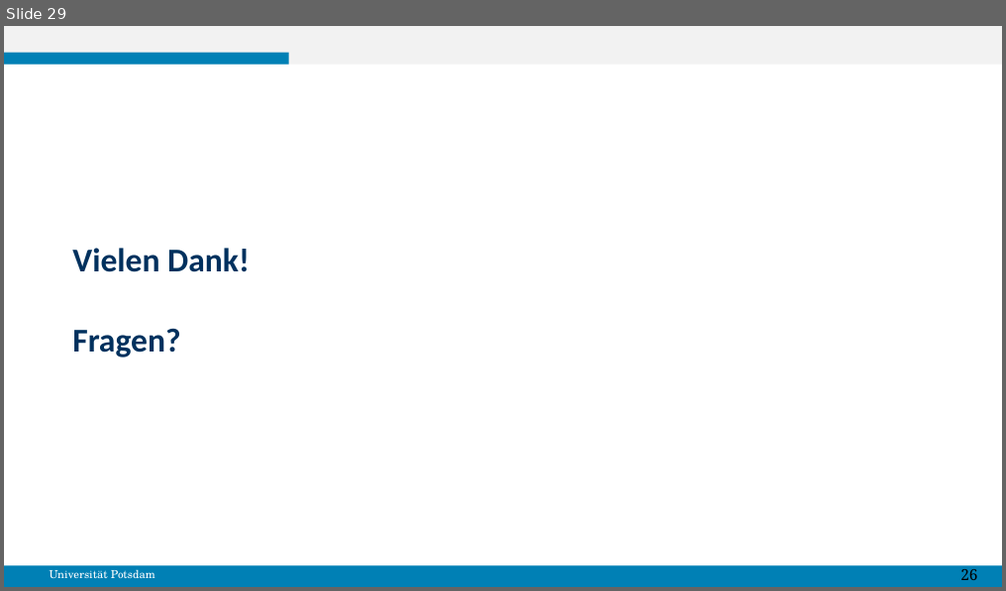
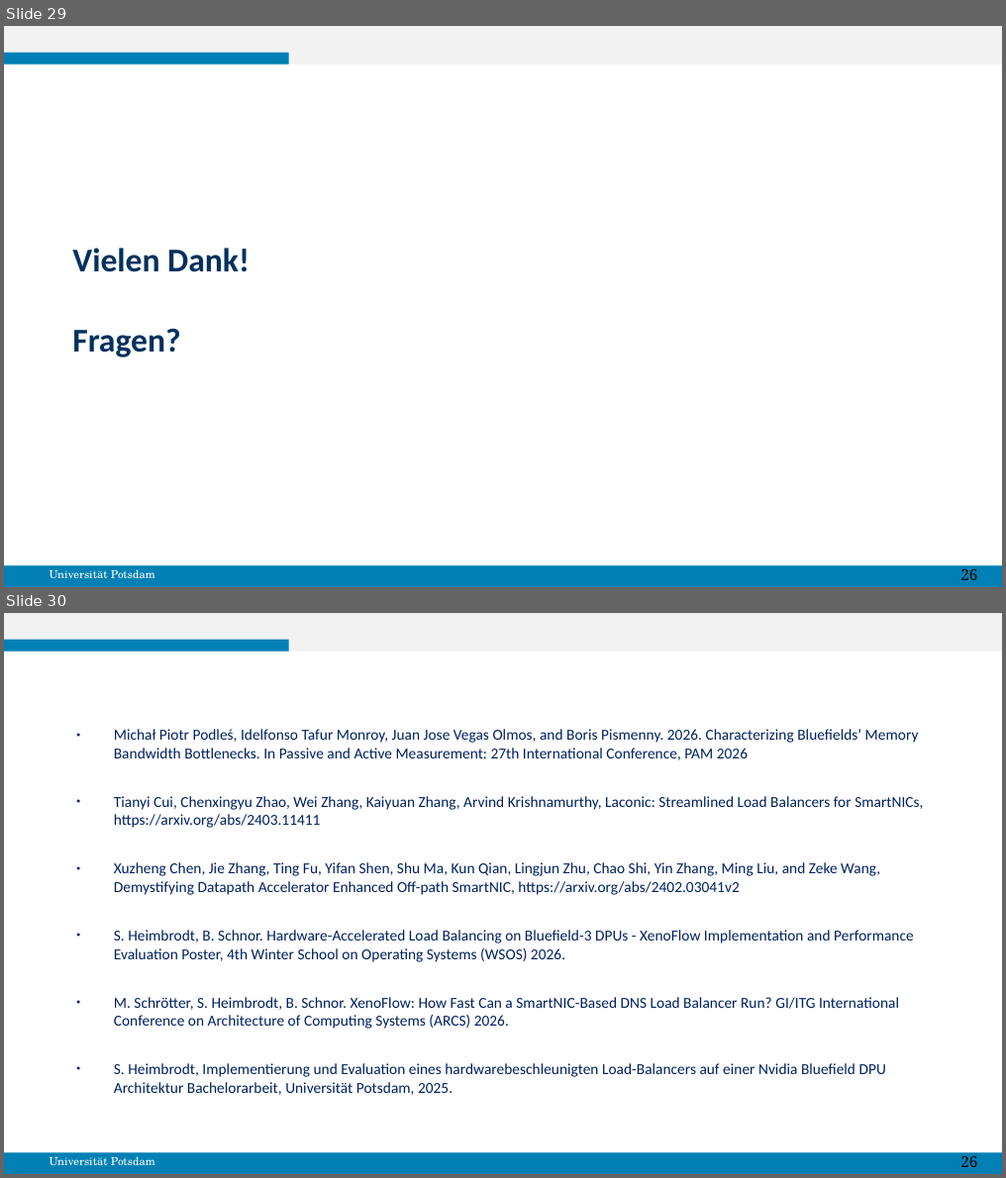
Before and after one commit to gespel/XenoFlow, a slide deck: docs/MasterPraktikumBericht.odp. Shown one above the other, each under a label of ours: slide 29 before the commit, slides 29 and 30 after it. The pictures are 1006x591 and 1006x1178 pixels, drawn with LibreOffice and Linux fonts; fonts in the diff are those of the drawing. Boxes give left, top, right and bottom in pixels: in the first picture for what was removed or moved away, otherwise in the second. Text is boxed around its words. In the diff, an @@ line names an element or a change of style, - is before the commit and + after.

```diff
--- a/docs/MasterPraktikumBericht.odp
+++ b/docs/MasterPraktikumBericht.odp
@@ slide 30 added at box(4, 613, 1002, 1174), background #FFFFFF; not listed: 4 template elements that a slide beside it also shows @@
@@ text added at box(114, 729, 923, 1095), 11 pt, text #002060 @@
+● Michał Piotr Podleś, Idelfonso Tafur Monroy, Juan Jose Vegas Olmos, and Boris Pismenny. 2026. Characterizing Bluefields’ Memory Bandwidth Bottlenecks. In Passive and Active Measurement: 27th International Conference, PAM 2026
+● Tianyi Cui, Chenxingyu Zhao, Wei Zhang, Kaiyuan Zhang, Arvind Krishnamurthy, Laconic: Streamlined Load Balancers for SmartNICs, https://arxiv.org/abs/2403.11411
+● Xuzheng Chen, Jie Zhang, Ting Fu, Yifan Shen, Shu Ma, Kun Qian, Lingjun Zhu, Chao Shi, Yin Zhang, Ming Liu, and Zeke Wang, Demystifying Datapath Accelerator Enhanced Off-path SmartNIC, https://arxiv.org/abs/2402.03041v2
+● S. Heimbrodt, B. Schnor. Hardware-Accelerated Load Balancing on Bluefield-3 DPUs - XenoFlow Implementation and Performance Evaluation Poster, 4th Winter School on Operating Systems (WSOS) 2026.
+● M. Schrötter, S. Heimbrodt, B. Schnor. XenoFlow: How Fast Can a SmartNIC-Based DNS Load Balancer Run? GI/ITG International Conference on Architecture of Computing Systems (ARCS) 2026.
+● S. Heimbrodt, Implementierung und Evaluation eines hardwarebeschleunigten Load-Balancers auf einer Nvidia Bluefield DPU Architektur Bachelorarbeit, Universität Potsdam, 2025.
@@ text added at box(960, 1157, 977, 1167), 11 pt, text #000000 @@
+26
```
Also in this commit, not shown: 1 slide changed.
